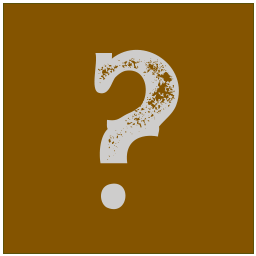
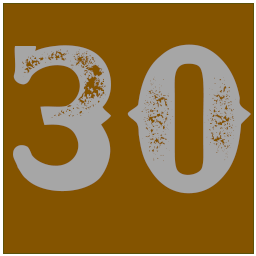
Two versions of the same layered image (w=256, h=256). Layer-by-layer changes:
hid "?" over [94,49,179,210]
added layer "30" above "Fondo 3" over [13,44,251,194]
added layer "Fondo 2" above "Fondo 1" over [13,44,251,210]
added layer "Fondo 1" above "Fondo 0" over [13,44,251,210]
added layer "Fondo 0" over [13,44,251,210]
